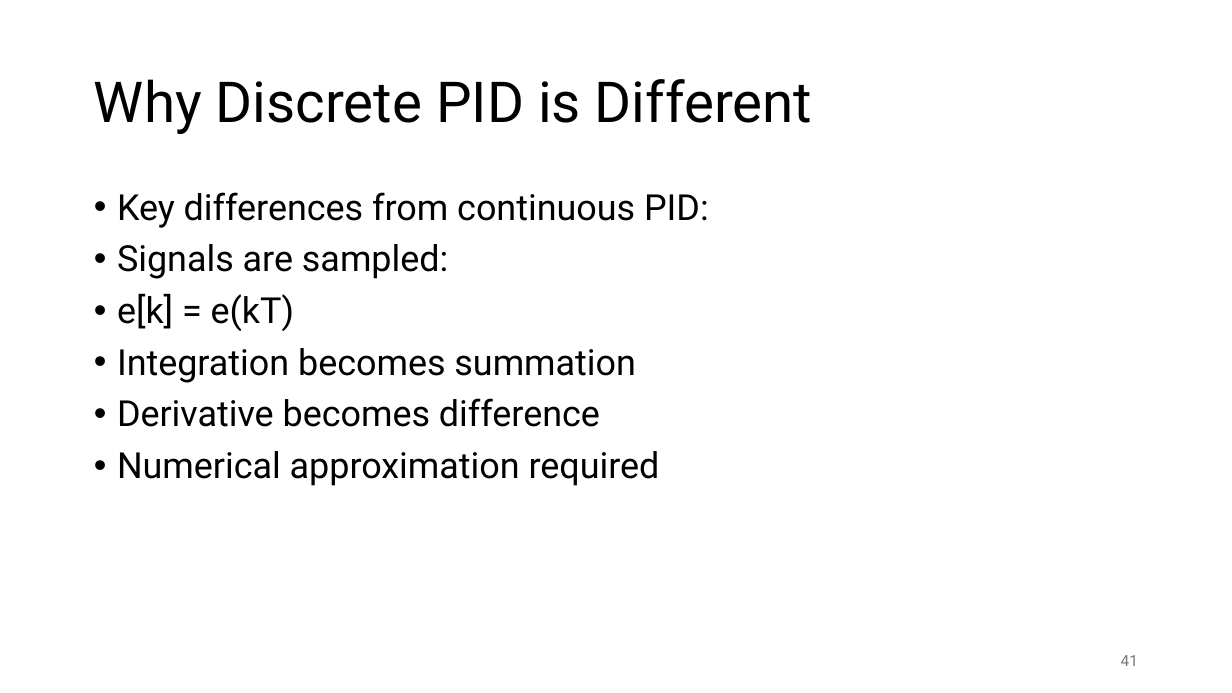
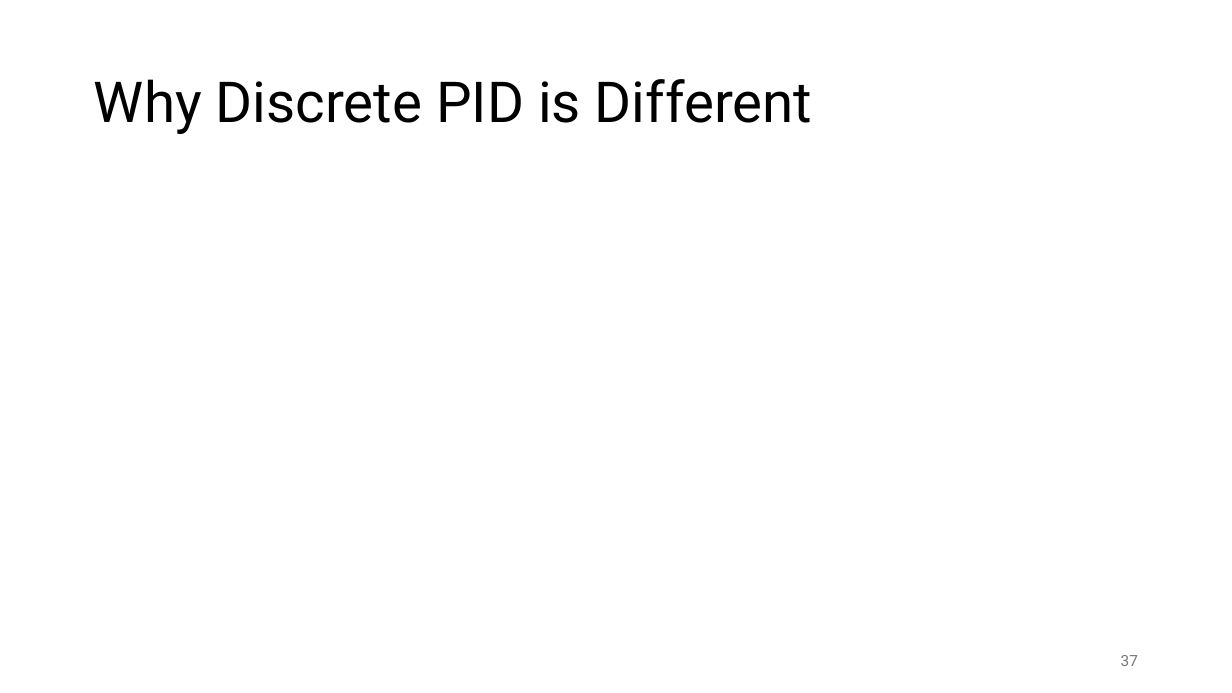
Before and after one commit to FelixWick/control_engineering, a slide deck: slide 37 of slides/6_discrete_controllers.pptx (slide 41 before the commit). Drawn at 1232x693 pixels with LibreOffice and Linux fonts; fonts in the diff are those of the drawing; grey boxes stand for pictures. Boxes give left, top, right and bottom in pixels: in the first picture for what was removed or moved away, otherwise in the second. Text is boxed around its words. In the diff, an @@ line names an element or a change of style, - is before the commit and + after.

Commit message:
more on discrete-time systems

```diff
--- a/slides/6_discrete_controllers.pptx
+++ b/slides/6_discrete_controllers.pptx
@@ text removed at [117,192,709,486] @@
-• Key differences from continuous PID:
-• Signals are sampled:
-• e[k] = e(kT)
-• Integration becomes summation
-• Derivative becomes difference
-• Numerical approximation required
@@ page number at [1121,655,1138,666]: text changed @@
-41
+37
```
Also in this commit, not shown: 14 other slides changed, 2 slides added, 7 slides removed, 4 other files.
